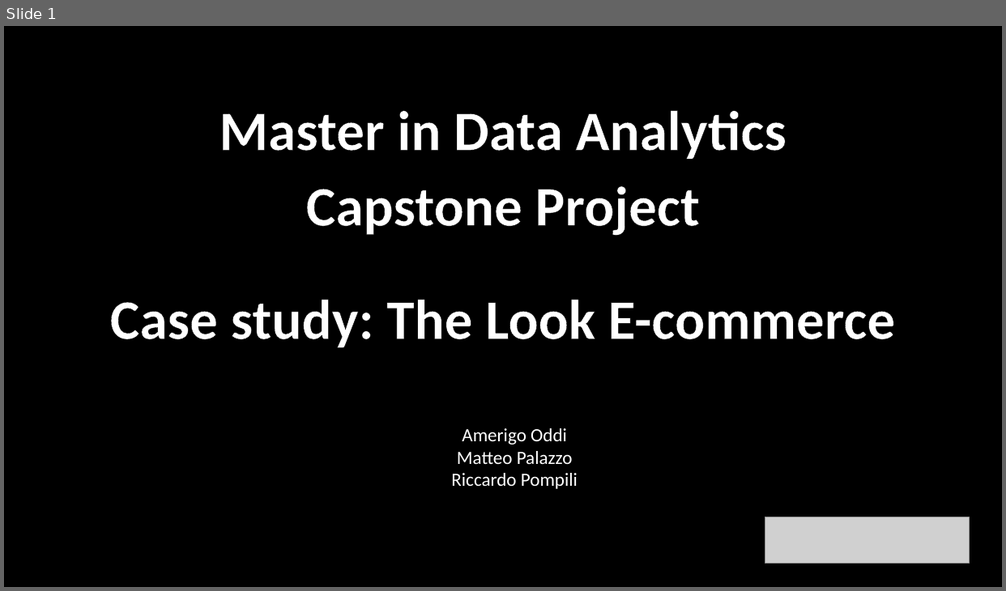
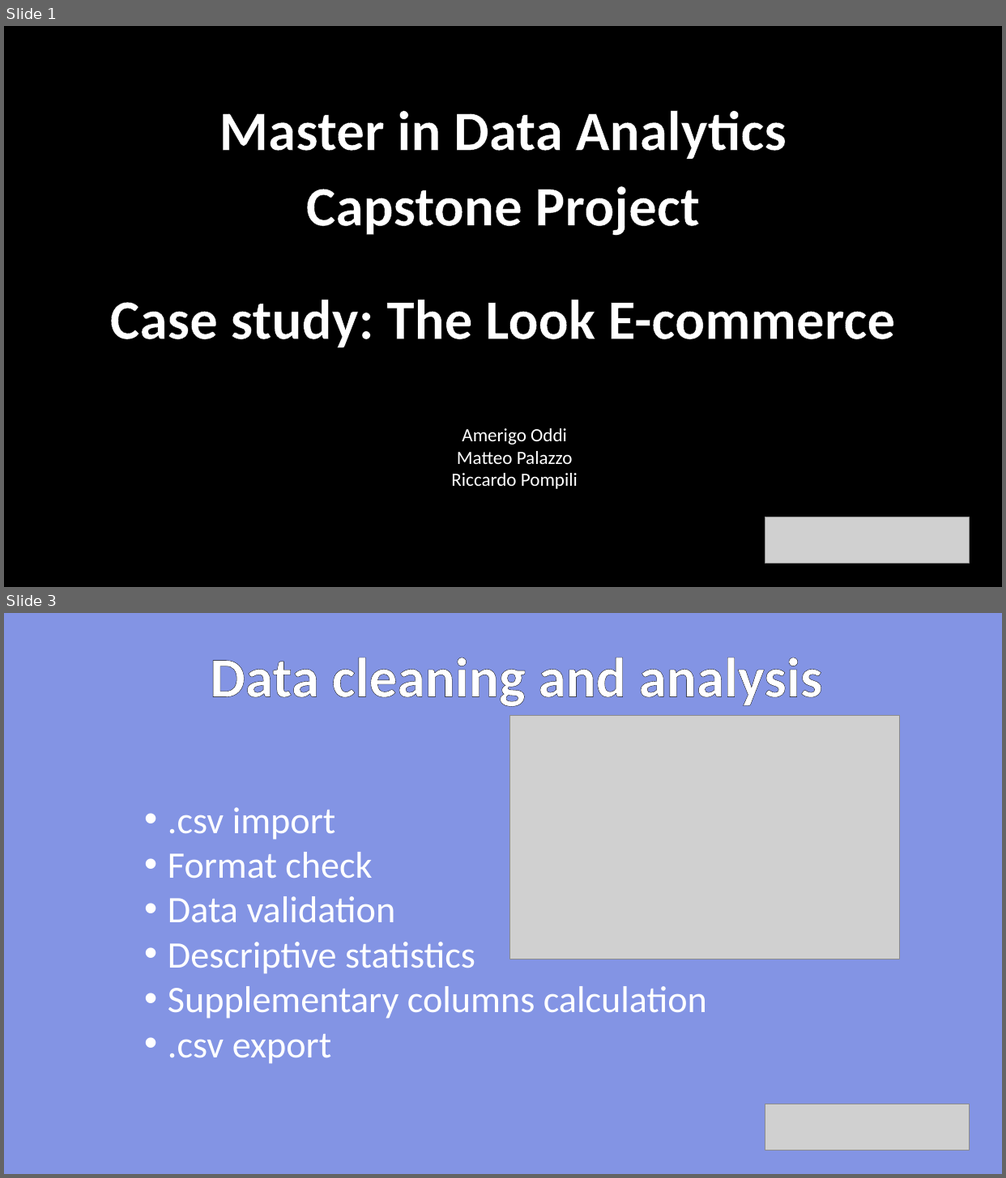
Before and after one commit to AmerigoOddi/progetto_boolean, a slide deck: presentazione.pptx. Shown one above the other, each under a label of ours: slide 1 before the commit, slides 1 and 3 after it; the slides between them are not shown. The pictures are 1006x591 and 1006x1178 pixels, drawn with LibreOffice and Linux fonts; fonts in the diff are those of the drawing; grey boxes stand for pictures; background and template pictures are left out. Boxes give left, top, right and bottom in pixels: in the first picture for what was removed or moved away, otherwise in the second. Text is boxed around its words. In the diff, an @@ line names an element or a change of style, - is before the commit and + after.

```diff
--- a/presentazione.pptx
+++ b/presentazione.pptx
@@ slide 3 added at (4,613,1002,1174), background picture (left out) @@
@@ text added at (210,658,823,707), 54 pt, text #FFFFFF, bold @@
+Data cleaning and analysis
@@ picture added at (510,716,900,960) @@
@@ text added at (168,807,707,1064), 36 pt, text #FFFFFF @@
+• .csv import
+• Format check
+• Data validation
+• Descriptive statistics
+• Supplementary columns calculation
+• .csv export
@@ picture added at (765,1105,969,1151) @@
```
Also in this commit, not shown: 3 other slides added, 4 slides removed.
